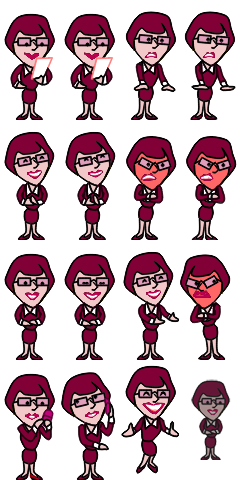
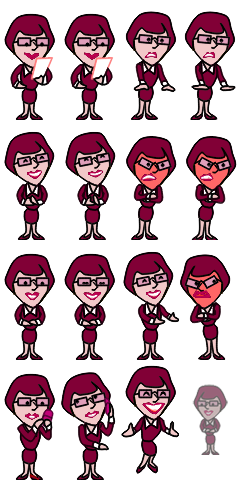
Revision of a layered 240×480 image; what changed, layer by layer:
painted on "Слой 17" over bbox(191, 379, 231, 460)
